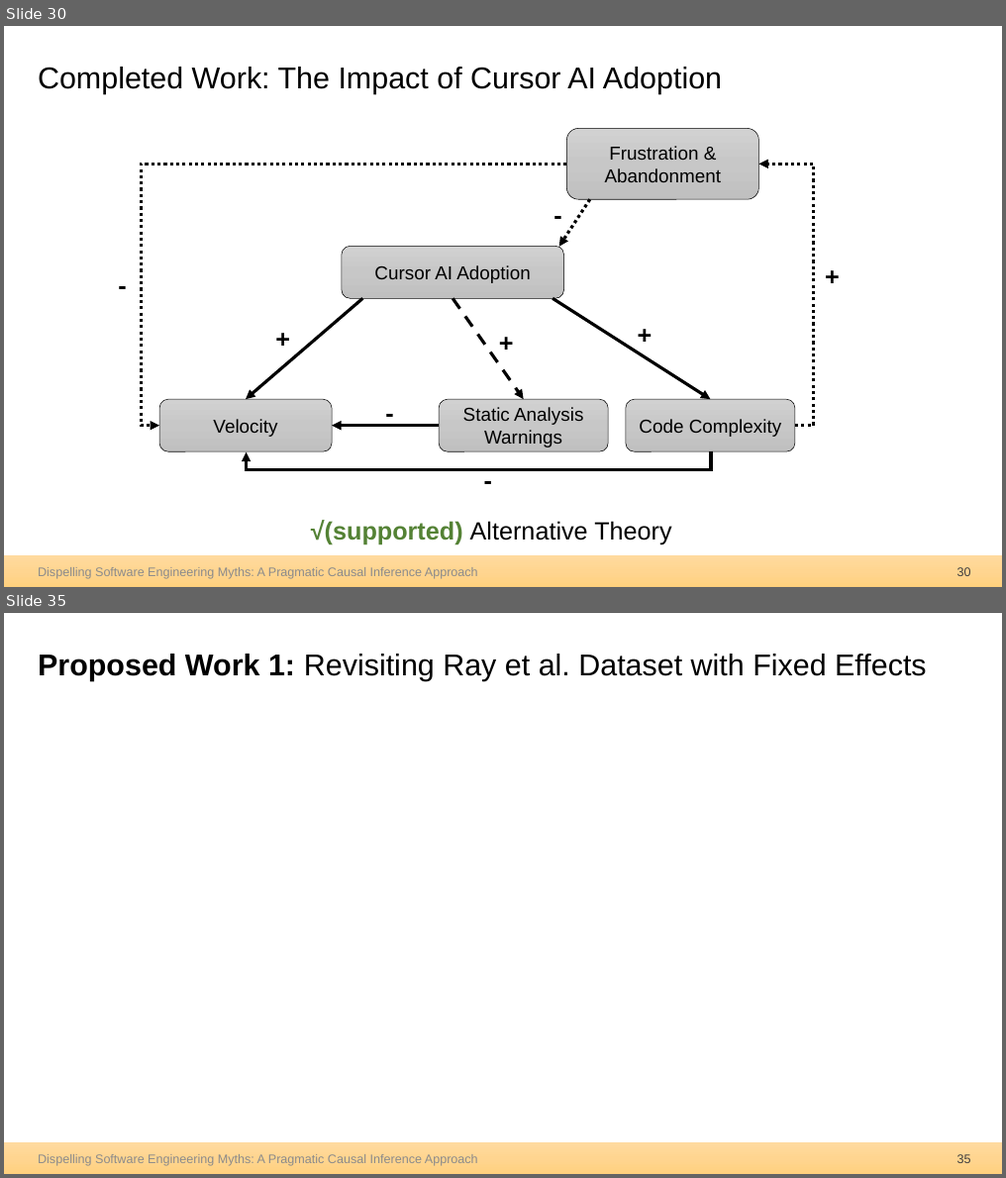
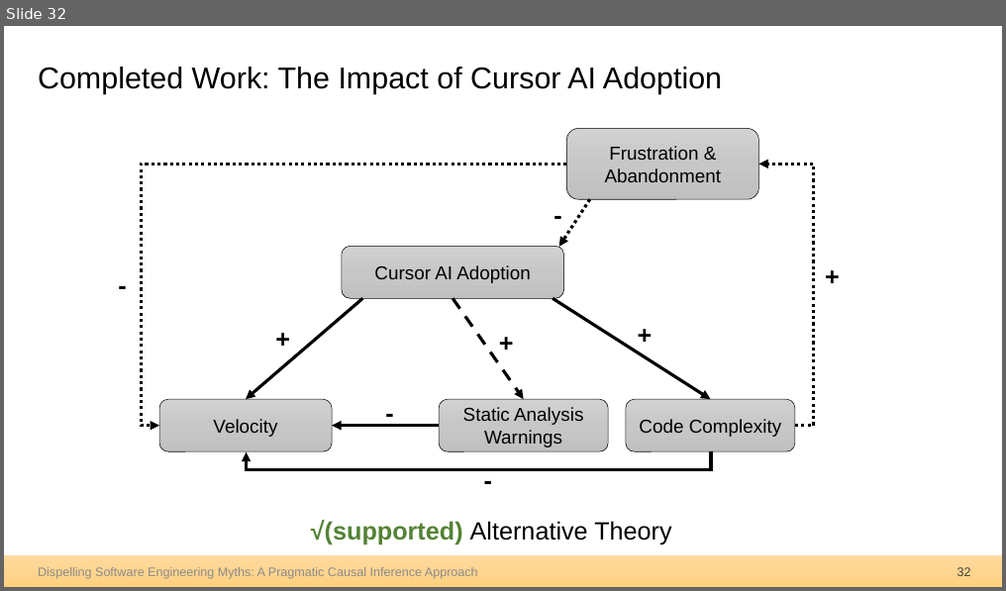
Before and after one commit to hehao98/Thesis, a slide deck: 2026.09.21-Thesis Defense.pptx. Shown one above the other, each under a label of ours: slides 30 and 35 before the commit, slide 32 after it; the slides between them are not shown. The pictures are 1006x1178 and 1006x591 pixels, drawn with LibreOffice and Linux fonts; fonts in the diff are those of the drawing; grey boxes stand for pictures. Boxes give left, top, right and bottom in pixels: in the first picture for what was removed or moved away, otherwise in the second. Text is boxed around its words. In the diff, an @@ line names an element or a change of style, - is before the commit and + after.

```diff
--- a/2026.09.21-Thesis Defense.pptx
+++ b/2026.09.21-Thesis Defense.pptx
@@ slide 35 removed at [4, 613, 1002, 1174], background #FFFFFF; not listed: 1 template element that a slide beside it also shows @@
@@ title removed at [38, 654, 926, 681] @@
-Proposed Work 1: Revisiting Ray et al. Dataset with Fixed Effects
@@ text removed at [38, 1155, 478, 1166] @@
-Dispelling Software Engineering Myths: A Pragmatic Causal Inference Approach
@@ page number removed at [957, 1155, 971, 1163] @@
-35
@@ what was slide 30 is now slide 32 @@
@@ page number at [957, 568, 971, 576]: text changed @@
-30
+32
```
Also in this commit, not shown: 10 slides changed, 4 slides added, 17 other slides removed.
